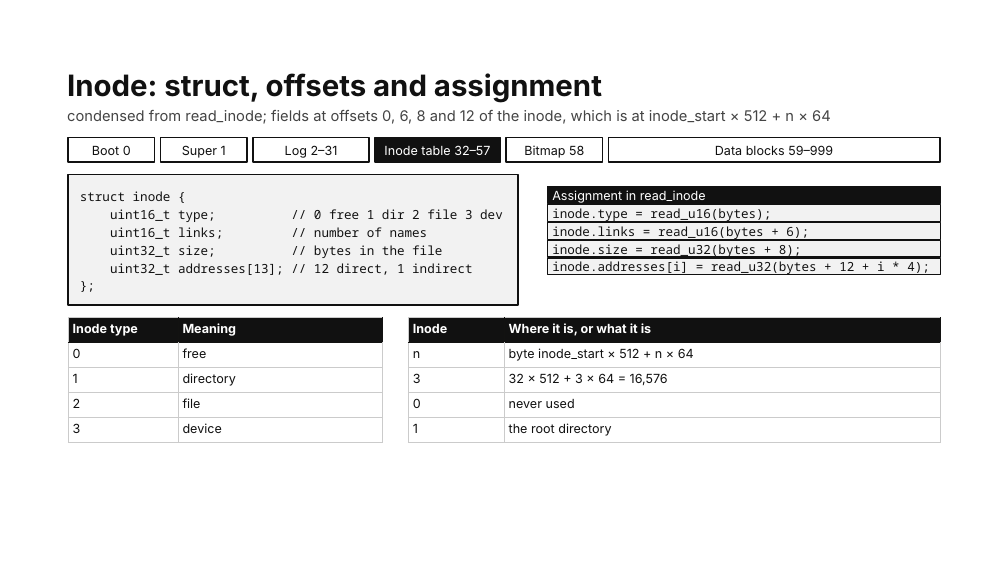
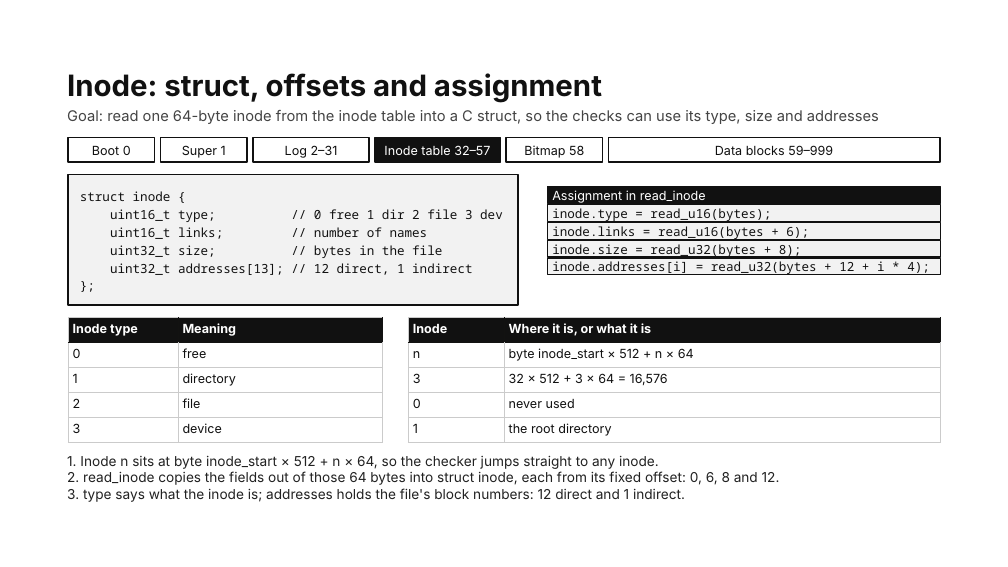
Before and after one commit to ButWhySo/os-xcheck, a slide deck: slide 7 of xcheck.pptx. Drawn at 1008x567 pixels with LibreOffice and Linux fonts; fonts in the diff are those of the drawing; background and template pictures are left out. Boxes give left, top, right and bottom in pixels: in the first picture for what was removed or moved away, otherwise in the second. Text is boxed around its words. In the diff, an @@ line names an element or a change of style, - is before the commit and + after.

```diff
--- a/xcheck.pptx
+++ b/xcheck.pptx
@@ text at [67, 110, 879, 124]: text changed @@
-condensed from read_inode; fields at offsets 0, 6, 8 and 12 of the inode, which is at inode_start × 512 + n × 64
+Goal: read one 64-byte inode from the inode table into a C struct, so the checks can use its type, size and addresses
@@ text added at [67, 456, 659, 469], 13 pt, text #222222 @@
+1. Inode n sits at byte inode_start × 512 + n × 64, so the checker jumps straight to any inode.
@@ text added at [67, 471, 780, 485], 13 pt, text #222222 @@
+2. read_inode copies the fields out of those 64 bytes into struct inode, each from its fixed offset: 0, 6, 8 and 12.
@@ text added at [67, 488, 685, 502], 13 pt, text #222222 @@
+3. type says what the inode is; addresses holds the file's block numbers: 12 direct and 1 indirect.
```
Also in this commit, not shown: 6 other slides changed.
